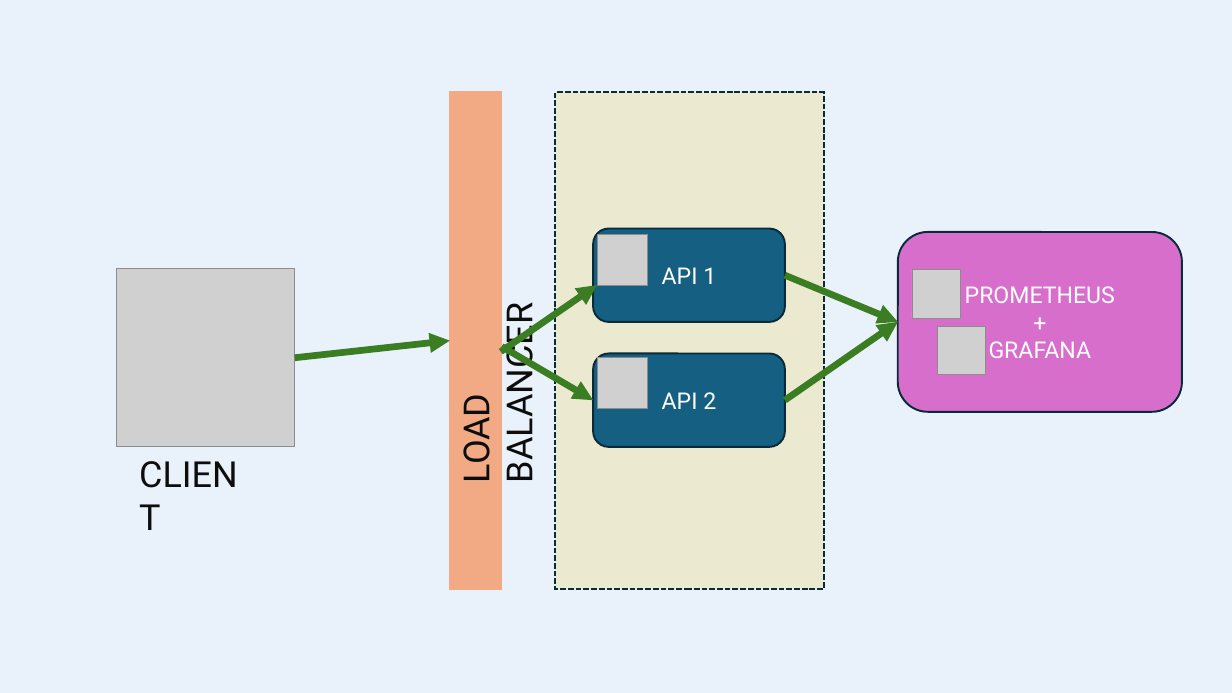
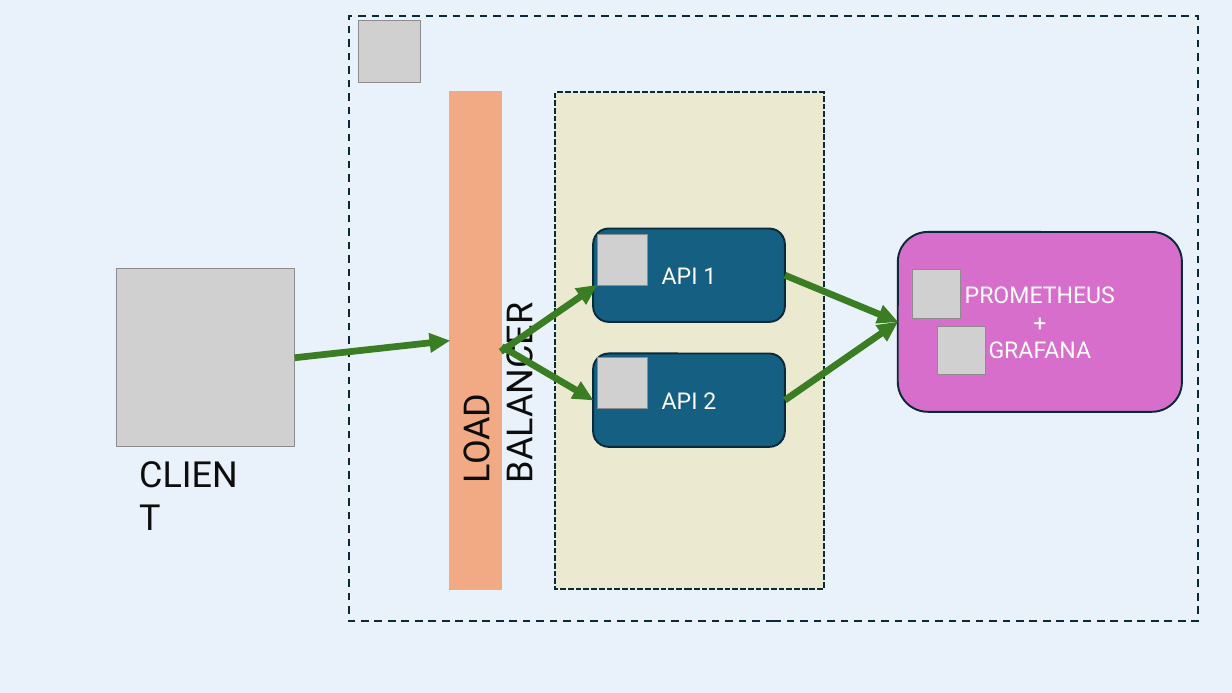
Before and after one commit to muslumozturk61/fail-over-monitoring, a slide deck: slide 1 of docs/mimari.pptx. Drawn at 1232x693 pixels with LibreOffice and Linux fonts; fonts in the diff are those of the drawing; grey boxes stand for pictures. Boxes give left, top, right and bottom in pixels: in the first picture for what was removed or moved away, otherwise in the second. Text is boxed around its words. In the diff, an @@ line names an element or a change of style, - is before the commit and + after.

```diff
--- a/docs/mimari.pptx
+++ b/docs/mimari.pptx
@@ rectangle added at box(348, 16, 1198, 621), outline #092A39 1.5 pt dashed @@
@@ picture added at box(359, 21, 421, 83) @@
```
Also in this commit, not shown: 2 other files.
